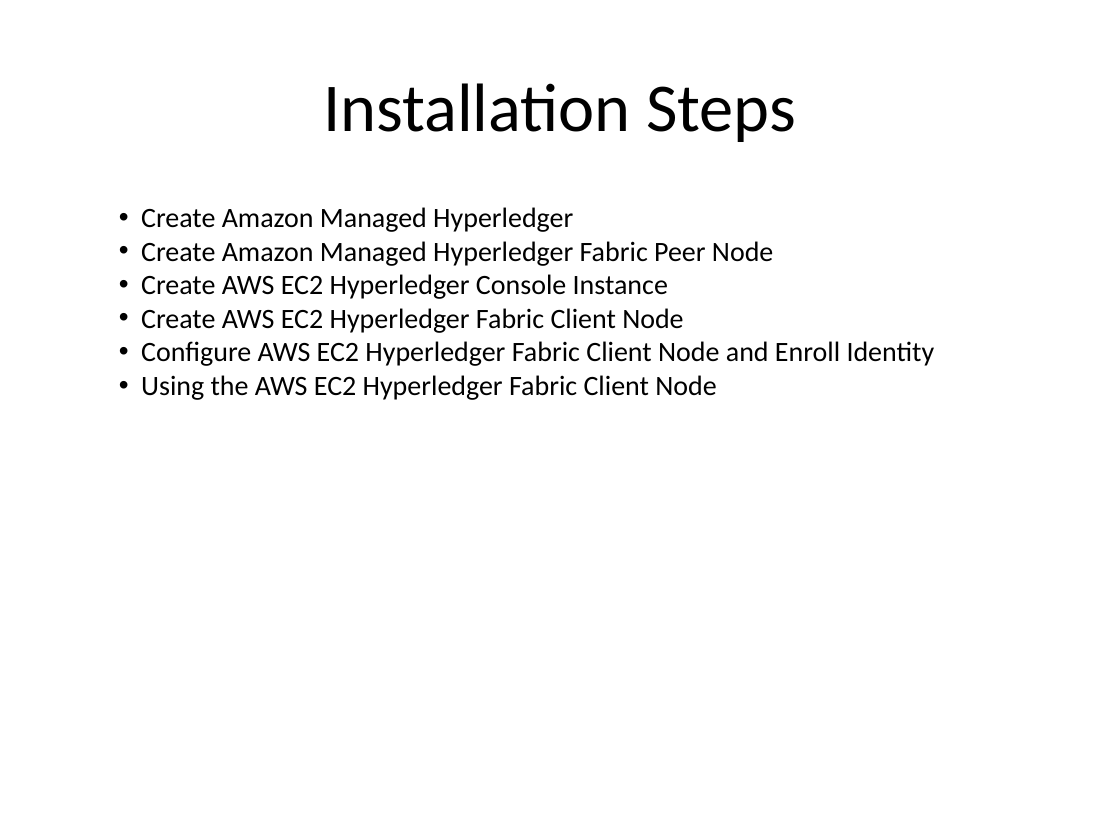
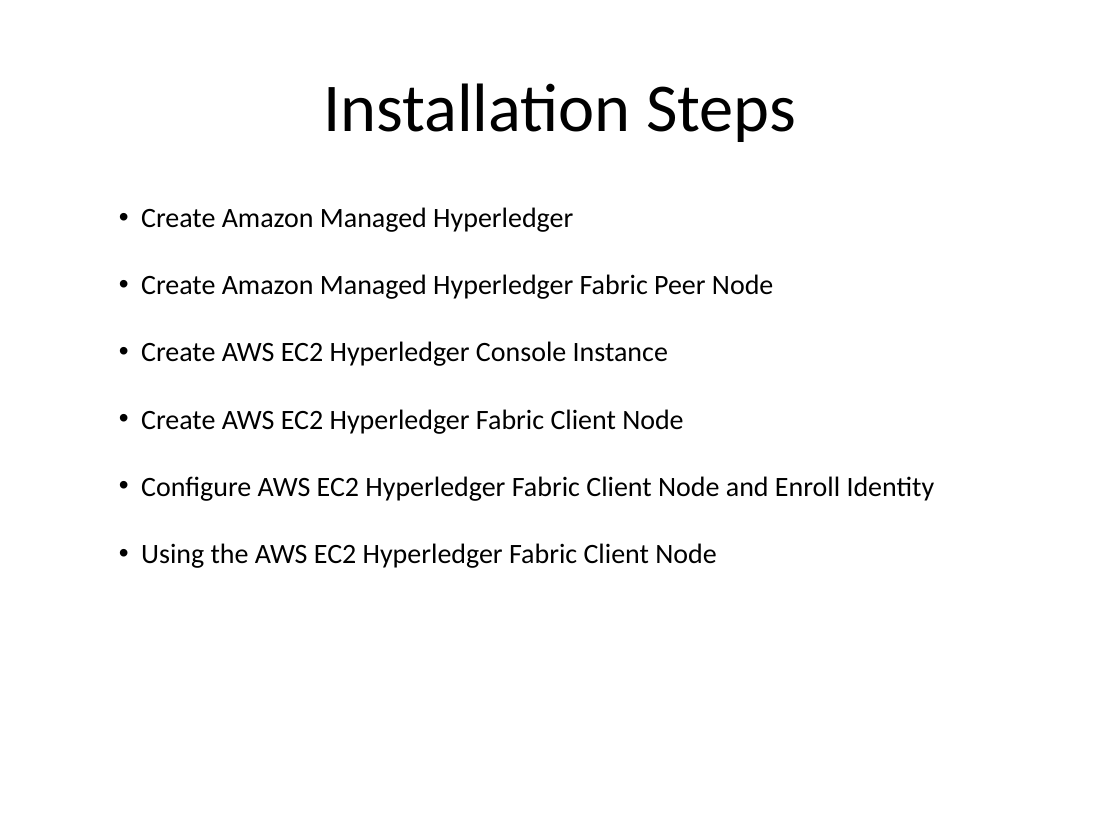
Before and after one commit to ProsperiaInc/aws-blockchain-fabric-quickstart, a slide deck: slide 7 of slides/AWS-Blockchain-Fabric-Quickstart.pptx. Drawn at 1120x840 pixels with LibreOffice and Linux fonts; fonts in the diff are those of the drawing; background and template pictures are left out. Boxes give left, top, right and bottom in pixels: in the first picture for what was removed or moved away, otherwise in the second. Text is boxed around its words. In the diff, an @@ line names an element or a change of style, - is before the commit and + after.

Commit message:
Updated slides

```diff
--- a/slides/AWS-Blockchain-Fabric-Quickstart.pptx
+++ b/slides/AWS-Blockchain-Fabric-Quickstart.pptx
@@ text "Create Amazon Managed Hyperledger" rewrapped from (141,207,935,400) to (141,207,935,568) @@
```
